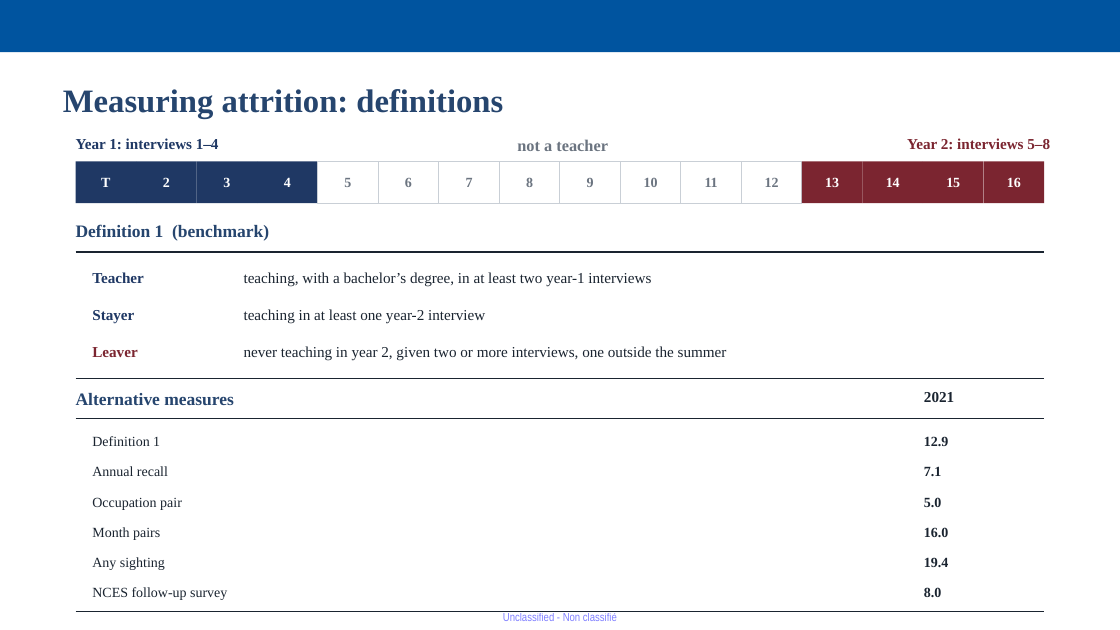
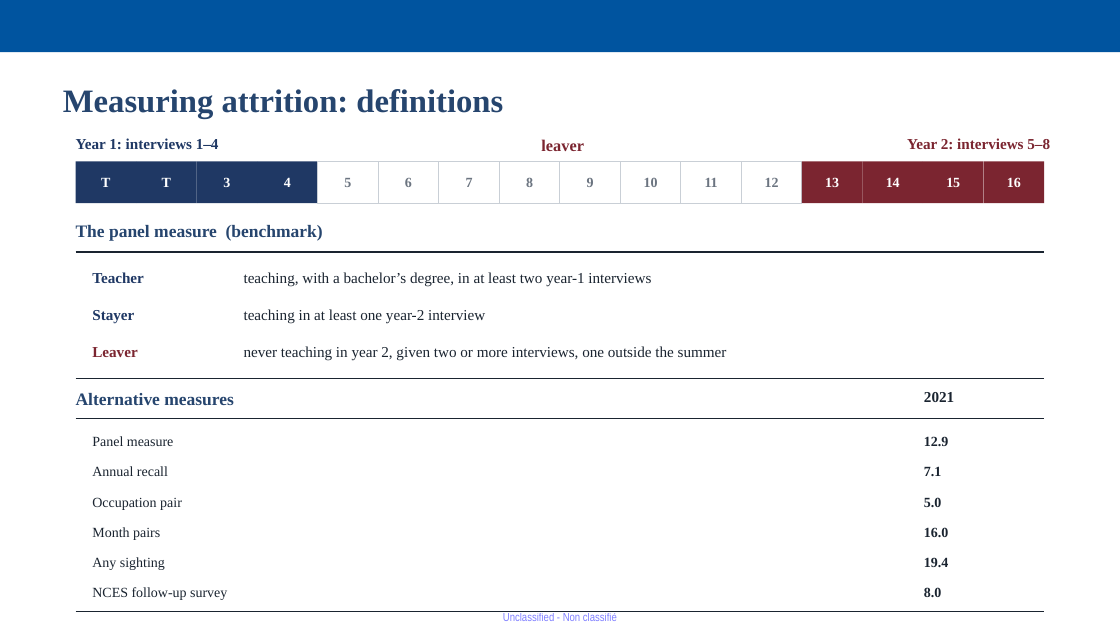
Before and after one commit to jedr1-ship-it/Alternative-Pathways----Quant, a slide deck: slide 11 of report/Proyect_US_v4.pptx. Drawn at 1120x630 pixels with LibreOffice and Linux fonts; fonts in the diff are those of the drawing. Boxes give left, top, right and bottom in pixels: in the first picture for what was removed or moved away, otherwise in the second. Text is boxed around its words. In the diff, an @@ line names an element or a change of style, - is before the commit and + after.

```diff
--- a/report/Proyect_US_v4.pptx
+++ b/report/Proyect_US_v4.pptx
@@ text at [541,139,584,151]: text changed; text colour #6B7480 to #7B2530 @@
-not a teacher
+leaver
@@ text in rectangle at [162,178,171,187]: text changed @@
-2
+T
@@ text at [76,225,323,241]: text changed @@
-Definition 1 (benchmark)
+The panel measure (benchmark)
@@ text at [92,436,174,446]: text changed @@
-Definition 1
+Panel measure
```
Also in this commit, not shown: 3 other slides changed, 2 slides added, 1 slide removed, 2 other files.
